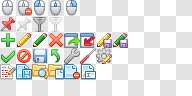
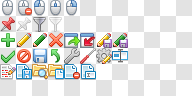
Layer changes from the first 192 × 96 image to the second:
added layer "textfield_rename (FatCow)" above "external editor [old]" over box(112, 49, 128, 63)
